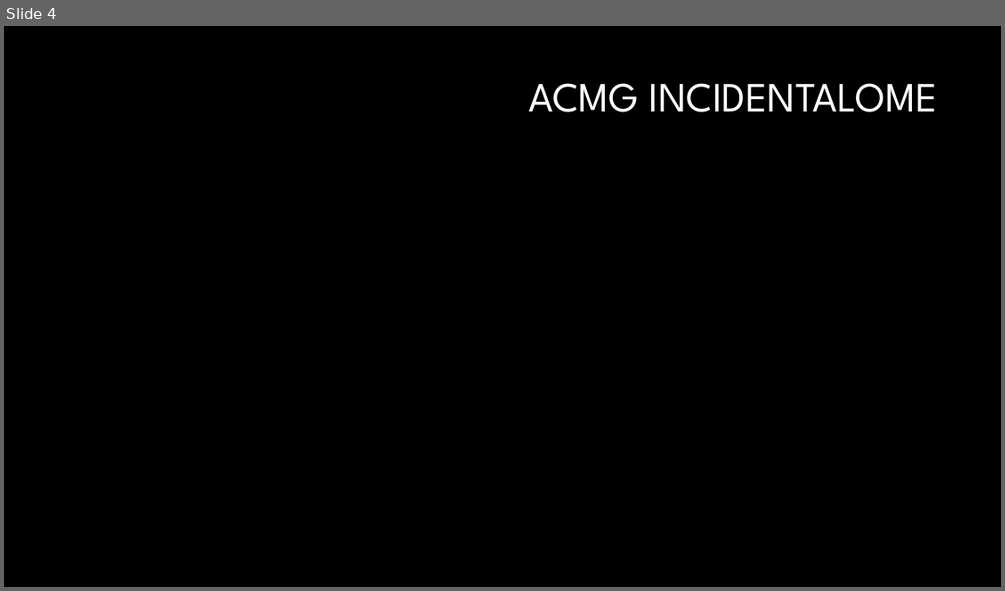
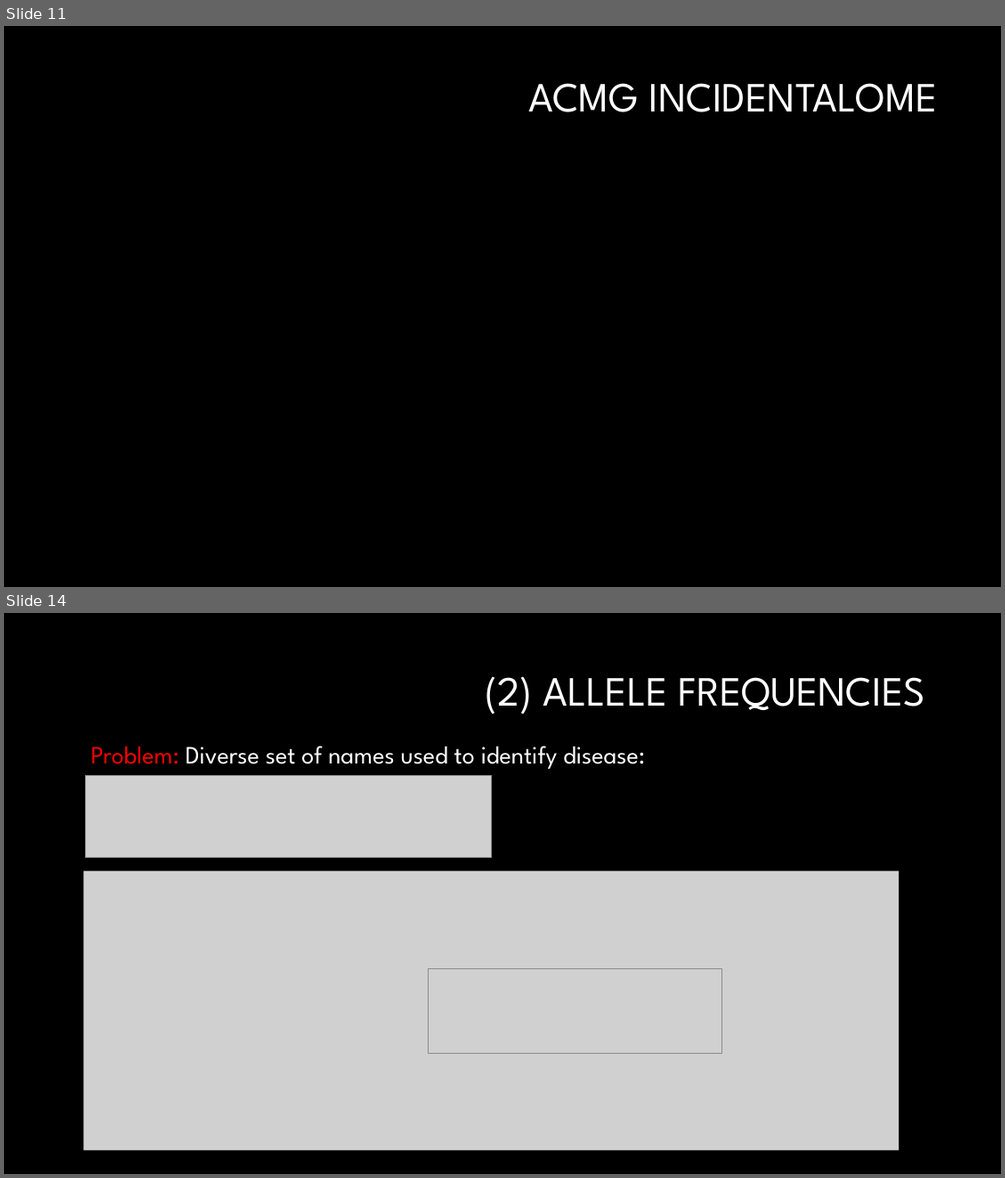
Before and after one commit to dfan/HST-2016, a slide deck: week_6/For_Zak.pptx. Shown one above the other, each under a label of ours: slide 4 before the commit, slides 11 and 14 after it; the slides between them are not shown. The pictures are 1005x591 and 1005x1178 pixels, drawn with LibreOffice and Linux fonts; fonts in the diff are those of the drawing; grey boxes stand for pictures; background and template pictures are left out. Boxes give left, top, right and bottom in pixels: in the first picture for what was removed or moved away, otherwise in the second. Text is boxed around its words. In the diff, an @@ line names an element or a change of style, - is before the commit and + after.

```diff
--- a/week_6/For_Zak.pptx
+++ b/week_6/For_Zak.pptx
@@ slide 14 added at [4, 613, 1001, 1174], background #000000 @@
@@ title added at [485, 676, 925, 714], 40 pt, text #FFFFFF @@
+(2) ALLELE FREQUENCIES
@@ text added at [91, 746, 645, 769], 24 pt, text #FFFFFF @@
+Problem: Diverse set of names used to identify disease:
@@ picture added at [86, 775, 491, 857] @@
@@ picture added at [83, 871, 898, 1151] @@
@@ picture added at [428, 968, 722, 1053] @@
@@ what was slide 4 is now slide 11 @@
```
Also in this commit, not shown: 6 slides changed, 10 other slides added, 5 slides removed, 10 other files.
